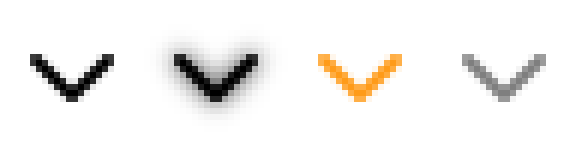
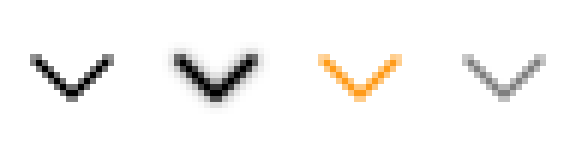
Two versions of the same layered image (576 x 144). Layer-by-layer changes:
painted on "#0" over [30, 54, 114, 102]
painted on "#1" over [150, 30, 282, 126]
painted on "#2" over [318, 54, 402, 102]
painted on "#3" over [462, 54, 546, 102]
